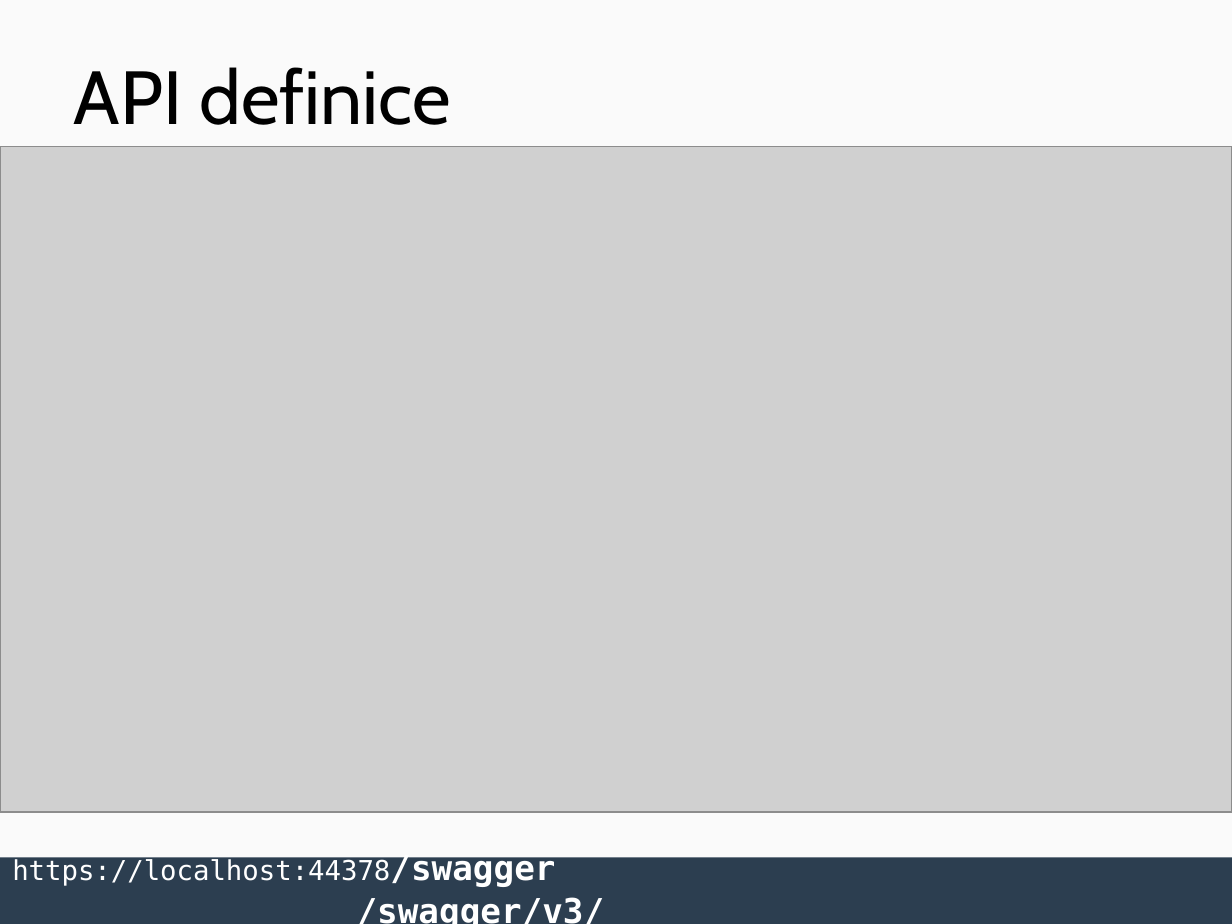
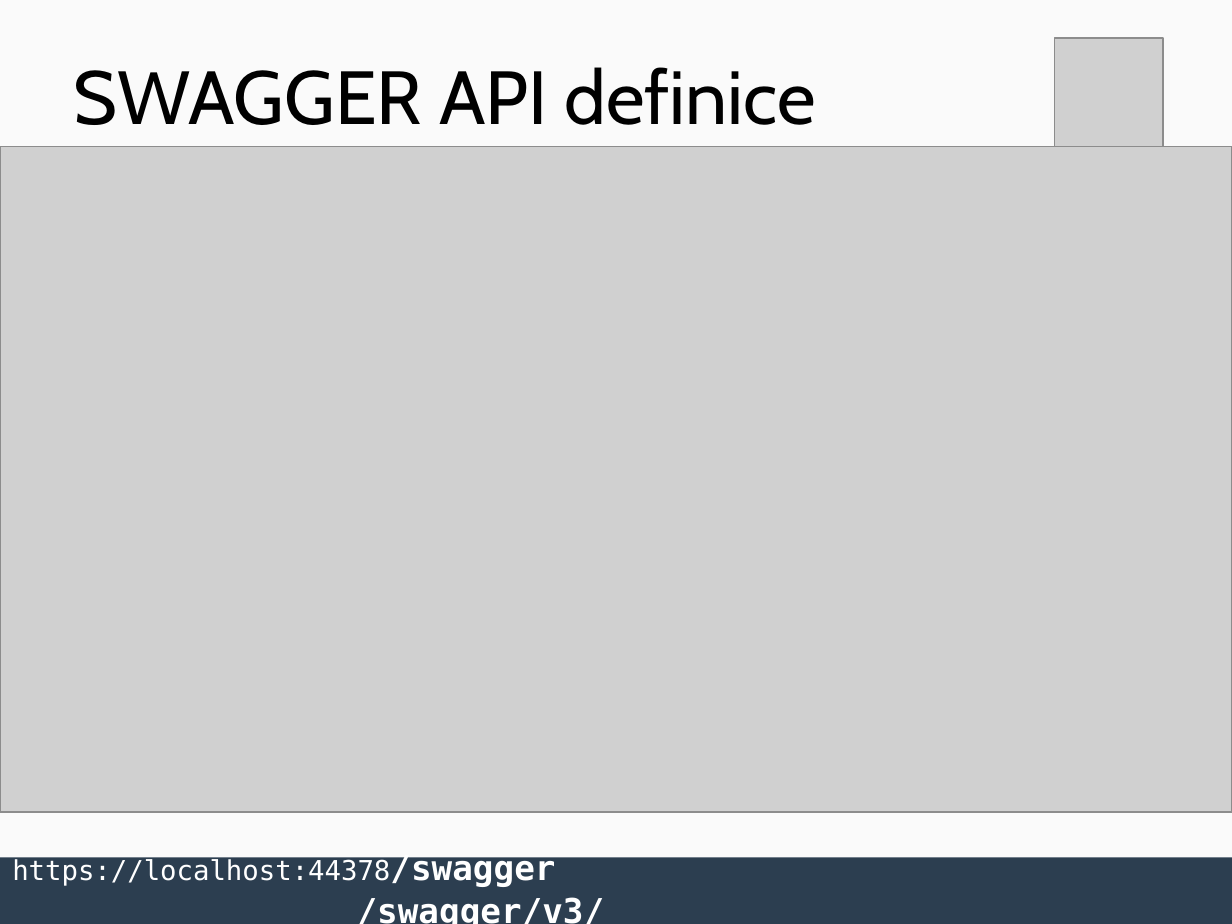
Before and after one commit to MichalTichy/Lecture-Integrating-Blazor-with-Backend, a slide deck: slide 6 of slides.pptx. Drawn at 1232x924 pixels with LibreOffice and Linux fonts; fonts in the diff are those of the drawing; grey boxes stand for pictures; background and template pictures are left out. Boxes give left, top, right and bottom in pixels: in the first picture for what was removed or moved away, otherwise in the second. Text is boxed around its words. In the diff, an @@ line names an element or a change of style, - is before the commit and + after.

```diff
--- a/slides.pptx
+++ b/slides.pptx
@@ picture added at box(1055, 38, 1163, 147) @@
@@ title at box(74, 67, 816, 125): text changed @@
-API definice
+SWAGGER API definice
```
Also in this commit, not shown: 5 other slides changed, 3 slides added, 5 slides removed.
